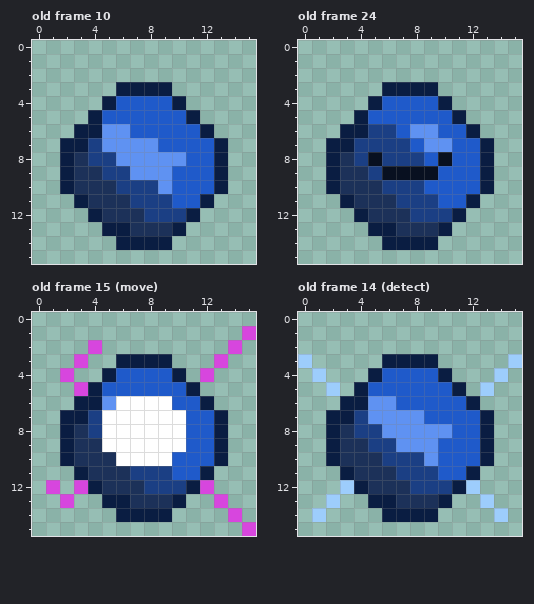
File history of a pixel-art file, Drillbird_sprites/Characters/Enemies/Walking Gem/WalkingGem.aseprite. Above is the file before it was changed.
16x16 pixels, 25 frames. Colours within 5 levels of each other are drawn and written as one. Shown: old frame 10, old frame 24, old frame 15 (move), old frame 14 (detect). The commit also changed other frames, which this record leaves out.
After:
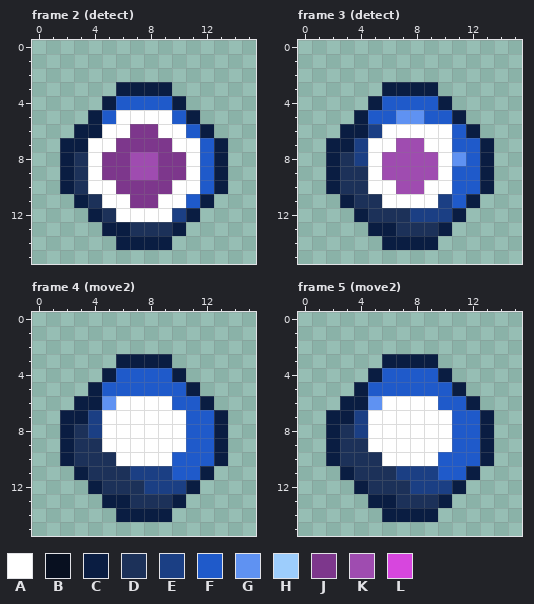
Palette (. is transparent): A #ffffff  B #081020  C #0a1d42  D #1c3159  E #1b3f84  F #1f5aca  G #5f92f2  H #9dcdfc  J #7d378c  K #9f4cb0  L #d746de
A new or re-ordered frame is compared with the old frame closest to it.
Changes in this commit:
frames 25 -> 14
layer "legas" now hidden
frames re-ordered
--- frame 2 (detect) against old frame 10, layer "eye"
@@ x 0..15 @@
  4 .....CFFFFC.....
- 5 ....CFFFFFFC....
- 6 ...CCGGFFFFFC...
- 7 ..CCEGGGGFFFFC..
- 8 ..CDEEGGGGGFFC..
- 9 ..CDDEEGGGFFFC..
-10 ..CDDDEEEGFFFC..
-11 ...CDDDEEEFFC...
-12 ....CDDDEEEC....
+ 5 ....CFAAAAFC....
+ 6 ...CCAAJJAAFC...
+ 7 ..CCAAJJJJAAFC..
+ 8 ..CDAJJKKJJAFC..
+ 9 ..CDAJJKKJJAFC..
+10 ..CDAAJJJJAAFC..
+11 ...CDAAJJAAFC...
+12 ....CDAAAAEC....
 13 .....CCDDDC.....
--- frame 3 (detect) against old frame 24, layer "eye"
@@ x 3..13 @@
  4 ..CFFFFC...
- 5 .CFFFFFFC..
- 6 CCEEFGGFFC.
- 7 CEEEEFGGFFC
- 8 DEBEEEFBFFC
- 9 DDEBBBBFFFC
-10 DDDEEEFFFFC
-11 CDDDEEEFFC.
+ 5 .CFFGGFFC..
+ 6 CCEAAAAAFC.
+ 7 CEAAKKAAFFC
+ 8 DEAKKKKAGFC
+ 9 DDAKKKKAFFC
+10 DDAAKKAAFFC
+11 CDDAAAAEFC.
 12 .CDDDEEEC..
--- frame 4 (move2) against old frame 15 (move)
@@ x 0..15 @@
  0 ................
- 1 ...............L
- 2 ....L.........L.
- 3 ...L..CCCC...L..
- 4 ..L..CFFFFC.L...
- 5 ...LCFFFFFFC....
+ 1 ................
+ 2 ................
+ 3 ......CCCC......
+ 4 .....CFFFFC.....
+ 5 ....CFFFFFFC....
  6 ...CCGAAAAFFC...
@@ x 0..15 @@
 11 ...CDDDEEEFFC...
-12 .L.LCDDDEEECL...
-13 ..L..CCDDDC..L..
-14 ......CCCC....L.
-15 ...............L
+12 ....CDDDEEEC....
+13 .....CCDDDC.....
+14 ......CCCC......
+15 ................
--- frame 5 (move2) against old frame 14 (detect)
@@ x 0..15 @@
  2 ................
- 3 H.....CCCC.....H
- 4 .H...CFFFFC...H.
- 5 ..H.CFFFFFFC.H..
- 6 ...CCGGFFFFFC...
- 7 ..CCEGGGGFFFFC..
- 8 ..CDEEGGGGGFFC..
- 9 ..CDDEEGGGFFFC..
-10 ..CDDDEEEGFFFC..
+ 3 ......CCCC......
+ 4 .....CFFFFC.....
+ 5 ....CFFFFFFC....
+ 6 ...CCGAAAAFFC...
+ 7 ..CCEAAAAAAFFC..
+ 8 ..CDEAAAAAAFFC..
+ 9 ..CDDAAAAAAFFC..
+10 ..CDDDAAAAFFFC..
 11 ...CDDDEEEFFC...
-12 ...HCDDDEEECH...
-13 ..H..CCDDDC..H..
-14 .H....CCCC....H.
+12 ....CDDDEEEC....
+13 .....CCDDDC.....
+14 ......CCCC......
 15 ................
Changed places in both pictures, as pixel boxes (x1, y1, x2, y2):
changed: (88, 110, 200, 222)
changed: (368, 110, 466, 208)
erased: (200, 326, 256, 382)
erased: (60, 340, 102, 396)
erased: (46, 480, 88, 508)
erased: (200, 480, 256, 536)
changed: (298, 354, 522, 522)
